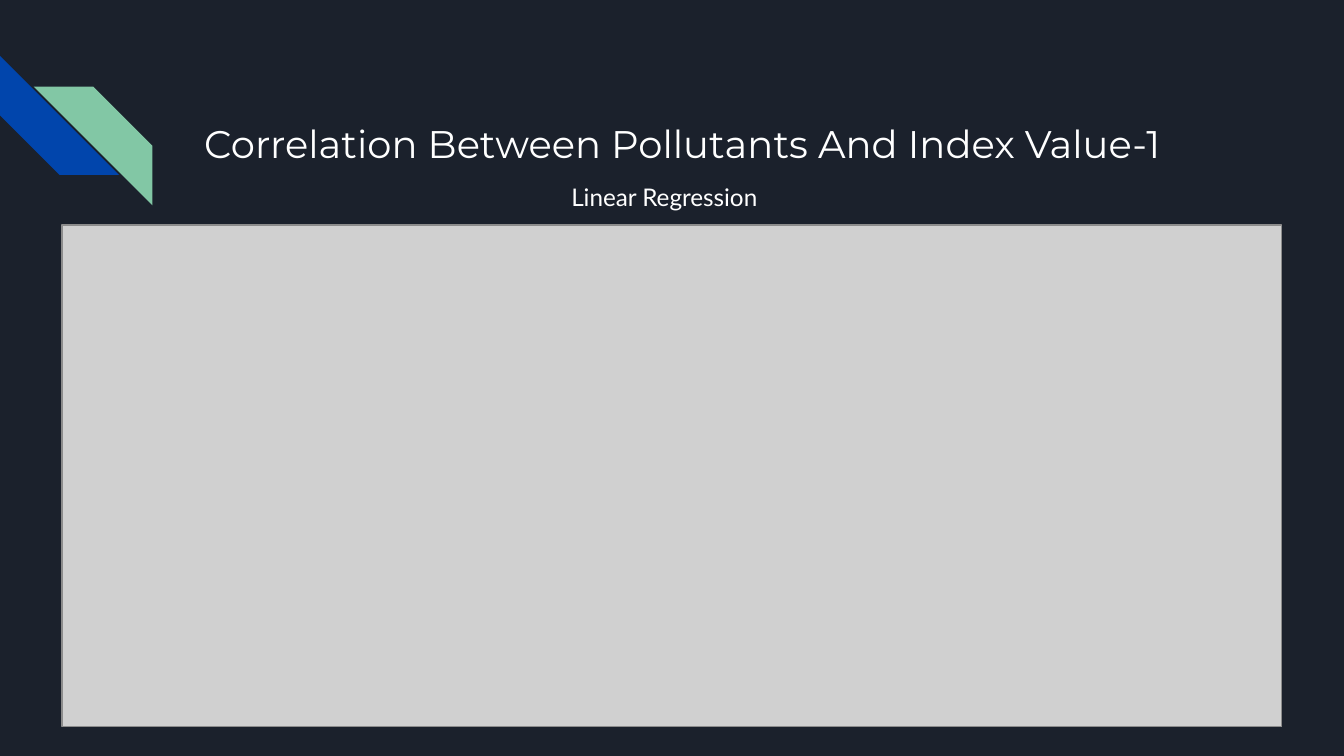
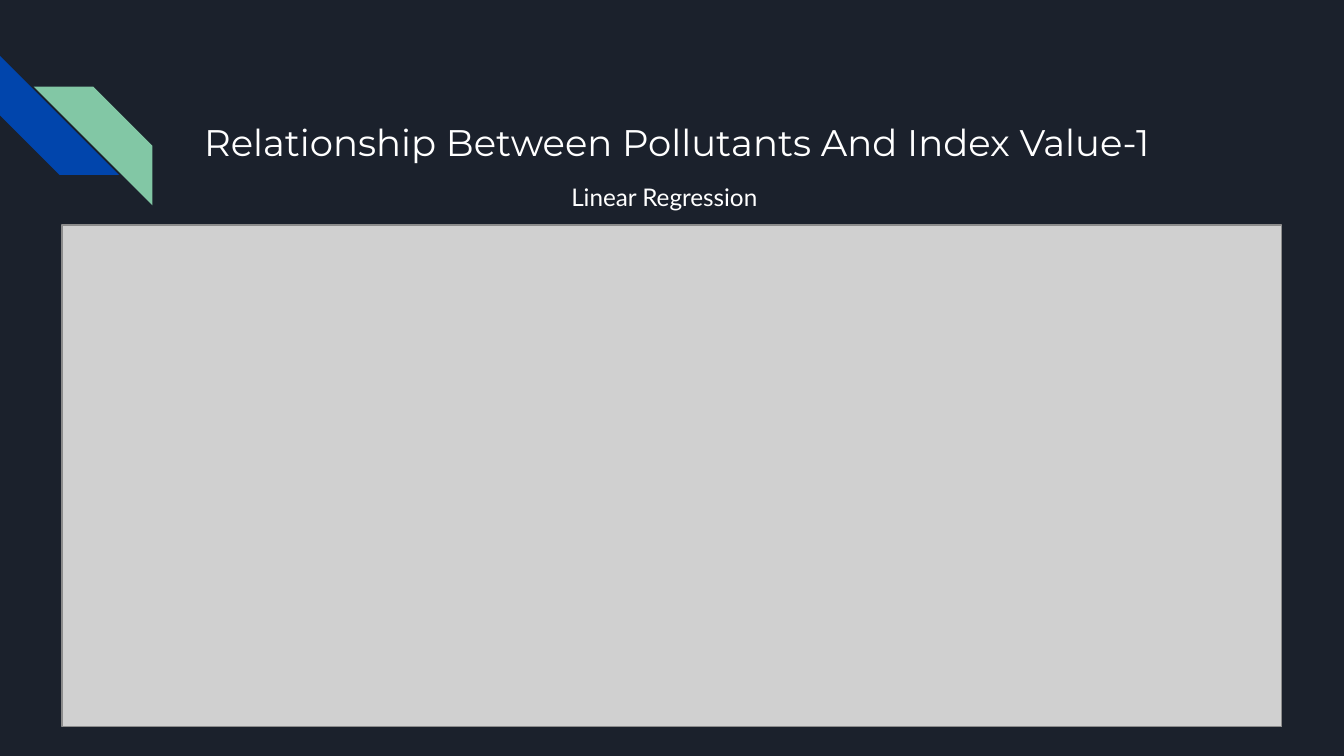
Before and after one commit to marinos32/Google-Data-Analytics-Capstone-Project, a slide deck: slide 11 of Air Pollution Change in Cyprus 2018-2023.pptx (slide 12 before the commit). Drawn at 1344x756 pixels with LibreOffice and Linux fonts; fonts in the diff are those of the drawing; grey boxes stand for pictures. Boxes give left, top, right and bottom in pixels: in the first picture for what was removed or moved away, otherwise in the second. Text is boxed around its words. In the diff, an @@ line names an element or a change of style, - is before the commit and + after.

```diff
--- a/Air Pollution Change in Cyprus 2018-2023.pptx
+++ b/Air Pollution Change in Cyprus 2018-2023.pptx
@@ title at <box>204,128,1150,163</box>: text changed; size 20.6 to 19.8 pt @@
-Correlation Between Pollutants And Index Value-1
+Relationship Between Pollutants And Index Value-1
```
Also in this commit, not shown: 6 other slides changed, 1 slide removed.
